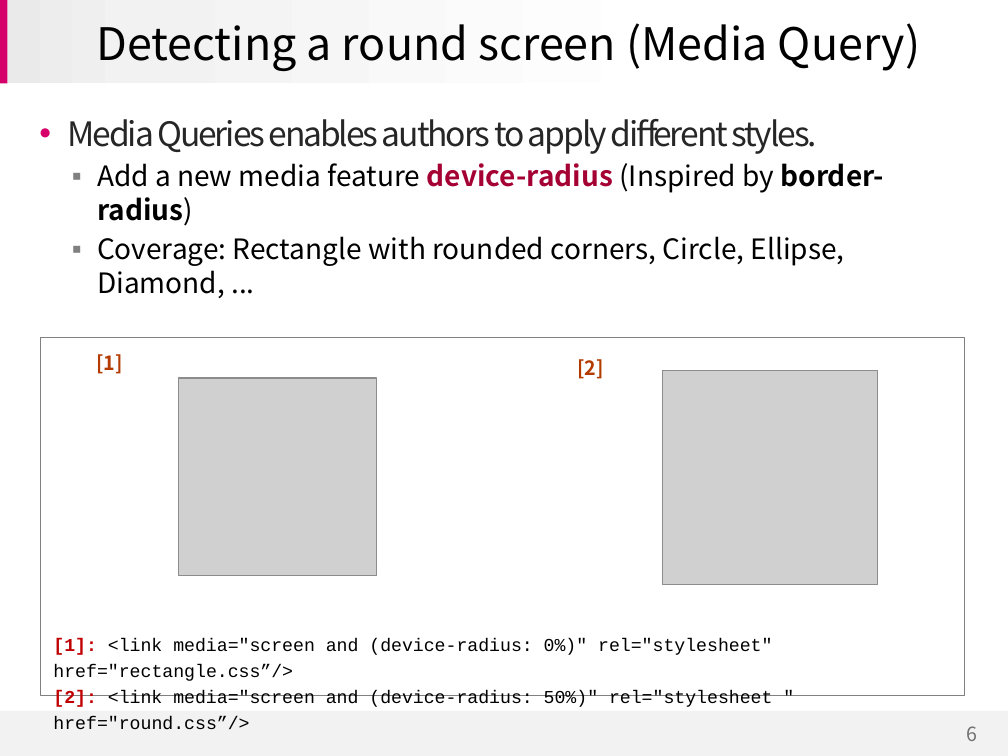
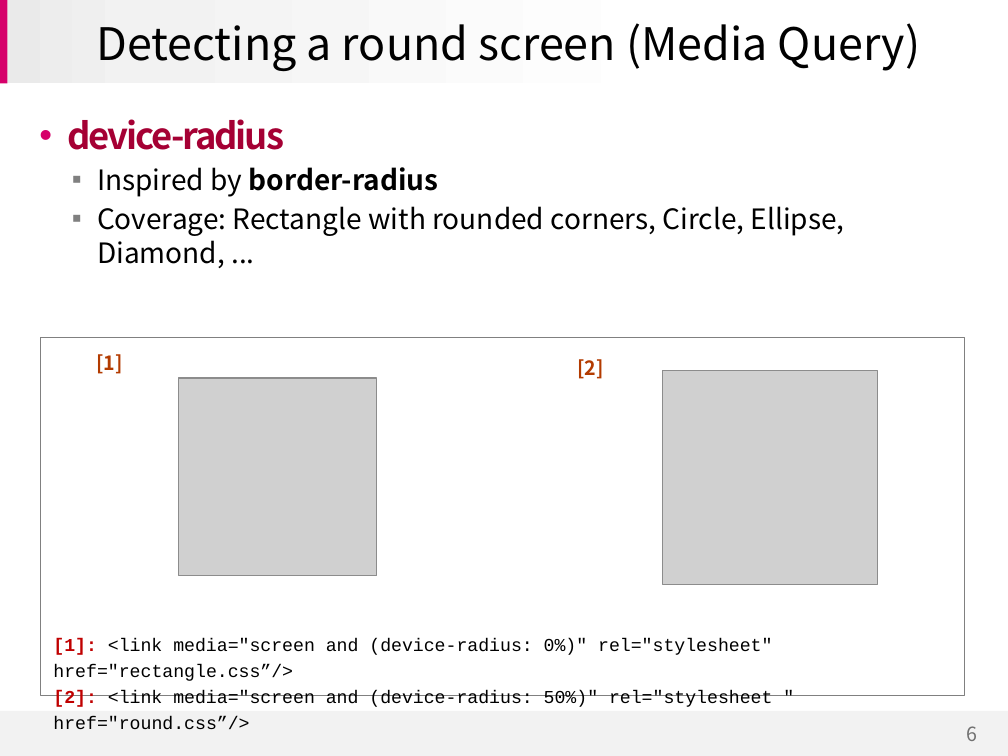
Before and after one commit to jihyerish/jhRoundDisplay, a slide deck: slide 6 of doc/CSS Round display for Dev Meetup in Sydney.pptx. Drawn at 1008x756 pixels with LibreOffice and Linux fonts; fonts in the diff are those of the drawing; grey boxes stand for pictures; background and template pictures are left out. Boxes give left, top, right and bottom in pixels: in the first picture for what was removed or moved away, otherwise in the second. Text is boxed around its words. In the diff, an @@ line names an element or a change of style, - is before the commit and + after.

```diff
--- a/doc/CSS Round display for Dev Meetup in Sydney.pptx
+++ b/doc/CSS Round display for Dev Meetup in Sydney.pptx
@@ text at (67, 119, 439, 197): text changed; text colour #262626 to #000000; bold on @@
-  • Media Queries enables authors to apply different styles.
-    ▪ Add a new media feature device-radius (Inspired by border-radius)
+  • device-radius
+    ▪ Inspired by border-radius
```
Also in this commit, not shown: 14 other slides changed, 2 other files.
